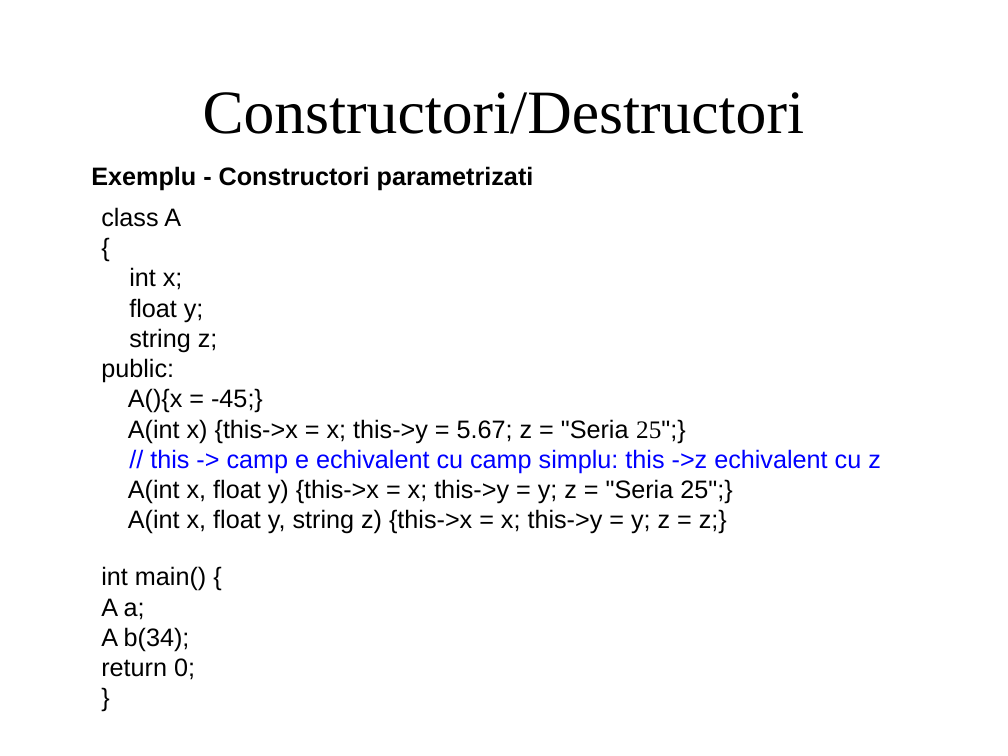
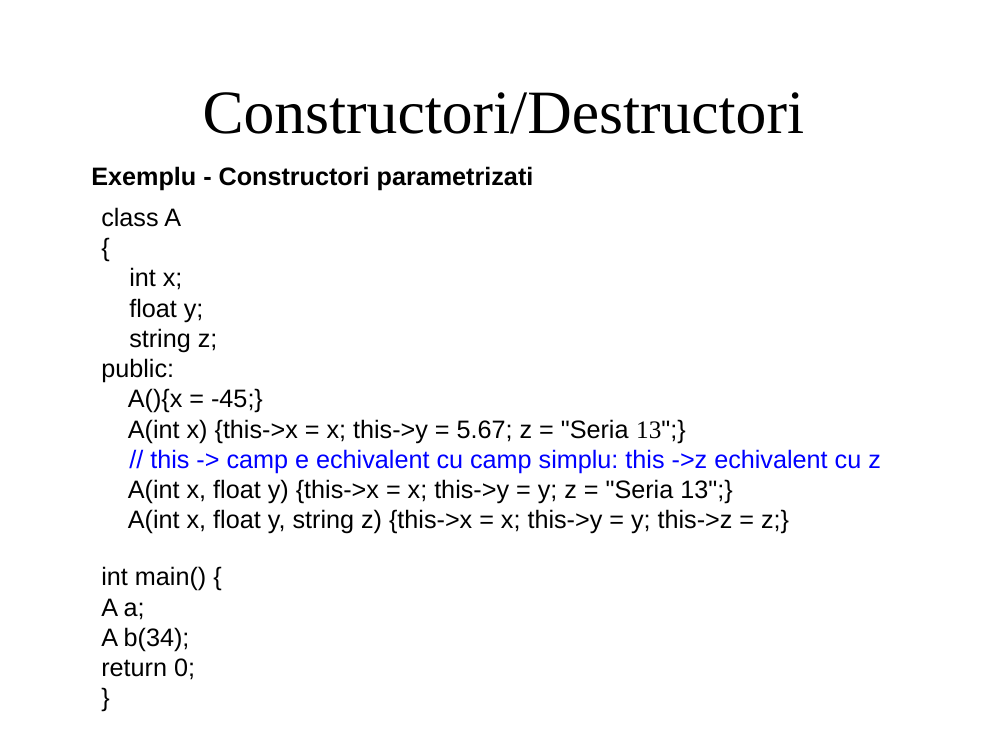
Before and after one commit to GabreanuR/University-Work, a slide deck: slide 26 of Year1/Semester2/Object-Oriented Programming/My_Work/Courses/curs3_POO_2024-2025.pptx. Drawn at 1008x756 pixels with LibreOffice and Linux fonts; fonts in the diff are those of the drawing. Boxes give left, top, right and bottom in pixels: in the first picture for what was removed or moved away, otherwise in the second. Text is boxed around its words. In the diff, an @@ line names an element or a change of style, - is before the commit and + after.

```diff
--- a/Year1/Semester2/Object-Oriented Programming/My_Work/Courses/curs3_POO_2024-2025.pptx
+++ b/Year1/Semester2/Object-Oriented Programming/My_Work/Courses/curs3_POO_2024-2025.pptx
@@ text at (128, 419, 685, 444): text changed @@
-A(int x) {this->x = x; this->y = 5.67; z = "Seria 25";}
+A(int x) {this->x = x; this->y = 5.67; z = "Seria 13";}
@@ text at (128, 479, 789, 534): text changed @@
-A(int x, float y) {this->x = x; this->y = y; z = "Seria 25";}
-A(int x, float y, string z) {this->x = x; this->y = y; z = z;}
+A(int x, float y) {this->x = x; this->y = y; z = "Seria 13";}
+A(int x, float y, string z) {this->x = x; this->y = y; this->z = z;}
```
Also in this commit, not shown: 2 other slides changed, 12 other files.
